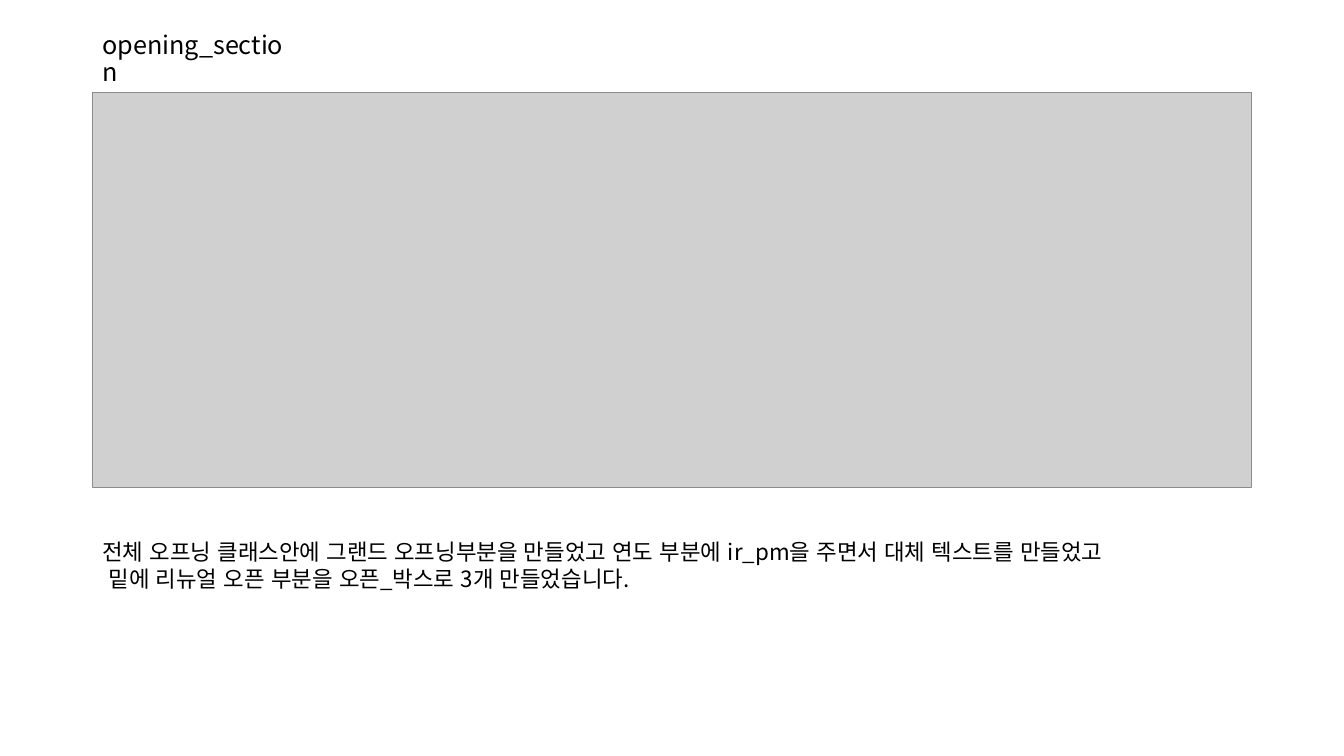
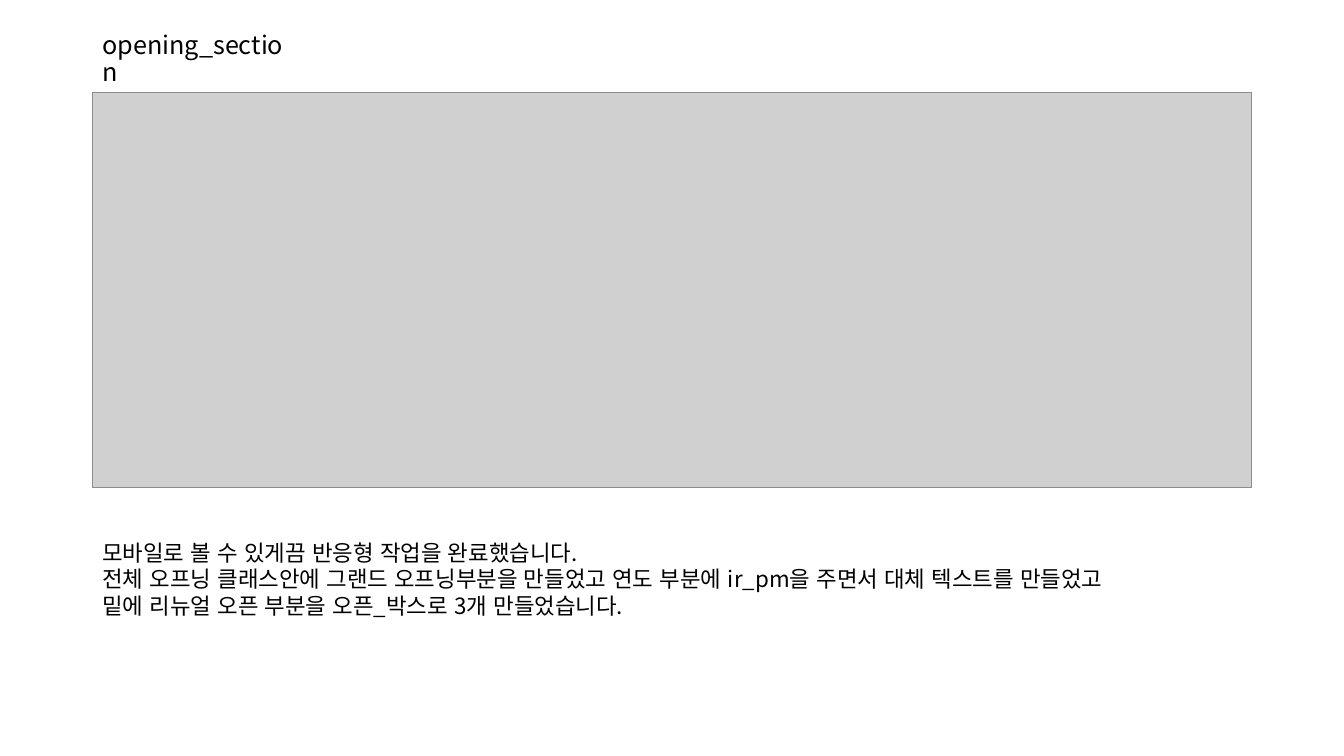
Before and after one commit to SeungJunOh-coding/webstroyboy-megabox2019, a slide deck: slide 5 of ppt/megabox2019.pptx. Drawn at 1344x756 pixels with LibreOffice and Linux fonts; fonts in the diff are those of the drawing; grey boxes stand for pictures. Boxes give left, top, right and bottom in pixels: in the first picture for what was removed or moved away, otherwise in the second. Text is boxed around its words. In the diff, an @@ line names an element or a change of style, - is before the commit and + after.

```diff
--- a/ppt/megabox2019.pptx
+++ b/ppt/megabox2019.pptx
@@ text at <box>102,542,578,563</box>: paragraph added @@
+모바일로 볼 수 있게끔 반응형 작업을 완료했습니다.
```
Also in this commit, not shown: 5 other slides changed.
